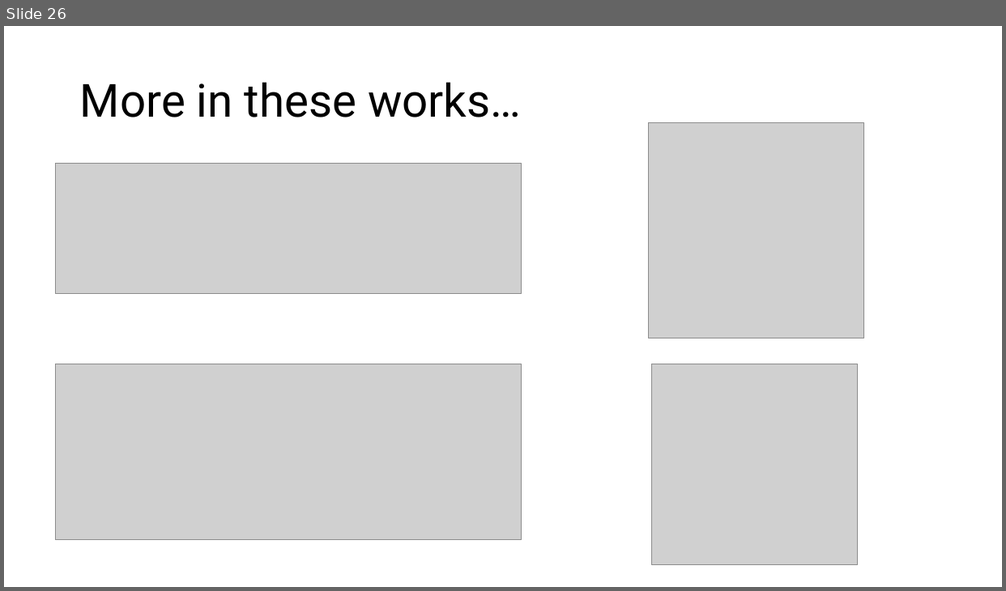
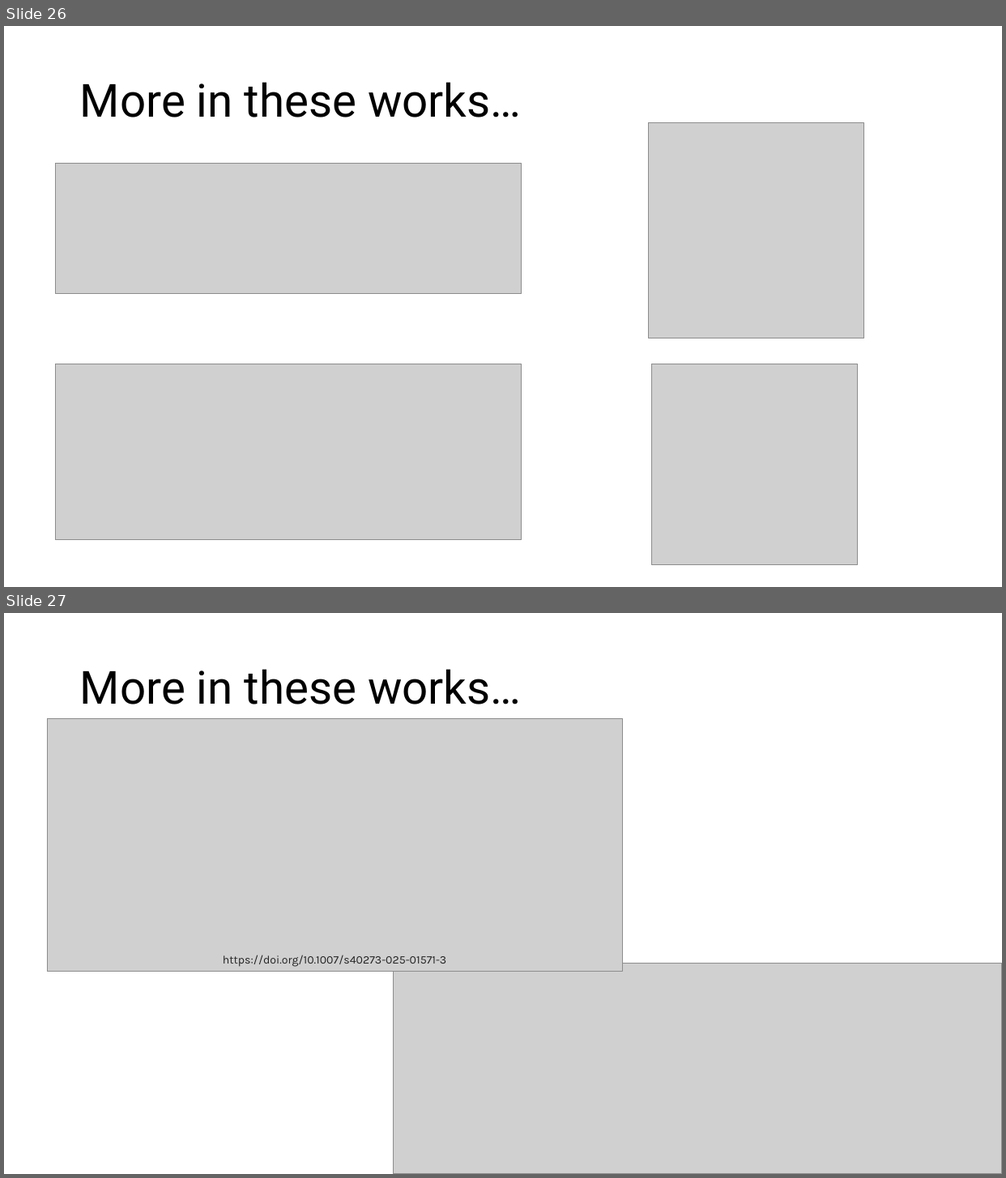
Before and after one commit to ttrikalin/des-R-course, a slide deck: 2026_SMDM/03_Sampling.pptx. Shown one above the other, each under a label of ours: slide 26 before the commit, slides 26 and 27 after it. The pictures are 1006x591 and 1006x1178 pixels, drawn with LibreOffice and Linux fonts; fonts in the diff are those of the drawing; grey boxes stand for pictures. Boxes give left, top, right and bottom in pixels: in the first picture for what was removed or moved away, otherwise in the second. Text is boxed around its words. In the diff, an @@ line names an element or a change of style, - is before the commit and + after.

Commit message:
Update Sampling presentation (03_Sampling.pptx)
Replace 2026_SMDM/03_Sampling.pptx with an updated PowerPoint: content and slide layout adjustments for the 2026_SMDM Sampling module. This is a binary file change (no source code modified).

```diff
--- a/2026_SMDM/03_Sampling.pptx
+++ b/2026_SMDM/03_Sampling.pptx
@@ slide 27 added at (4,613,1002,1174), background #FFFFFF @@
@@ title added at (80,669,521,705), 44 pt, text #000000 @@
+More in these works…
@@ picture added at (48,719,623,973) @@
@@ text added at (223,955,447,967), 11 pt, text #222222 @@
+https://doi.org/10.1007/s40273-025-01571-3
@@ picture added at (394,964,1002,1174) @@
```
